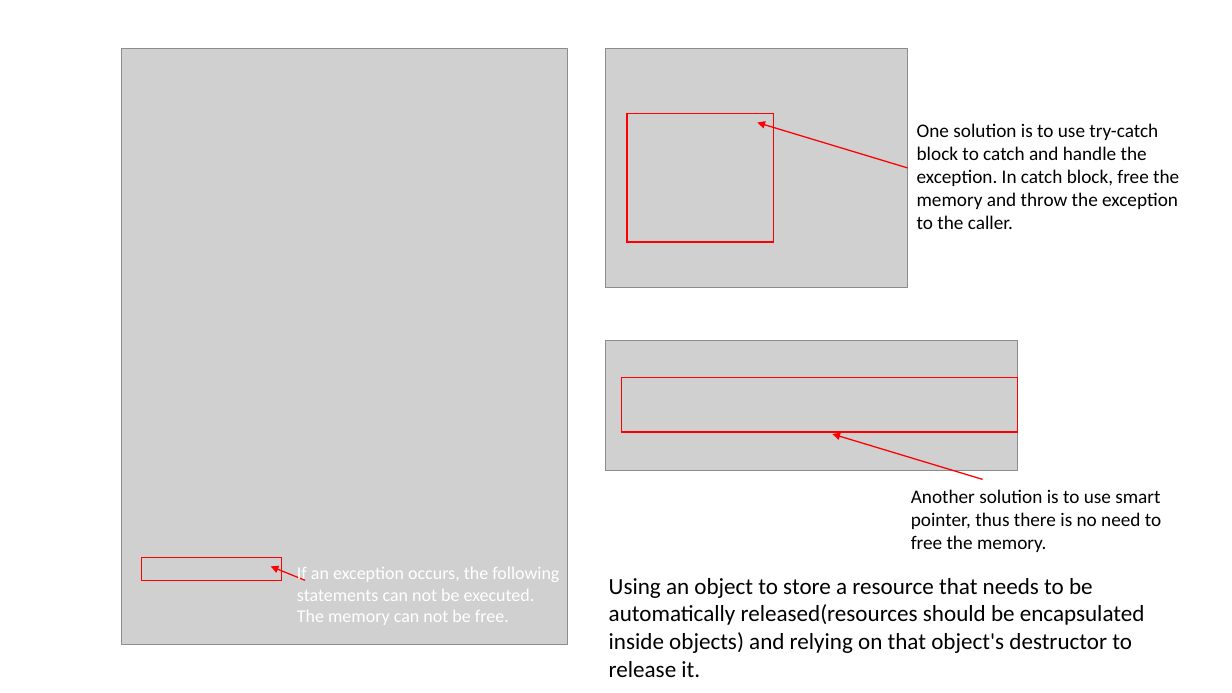
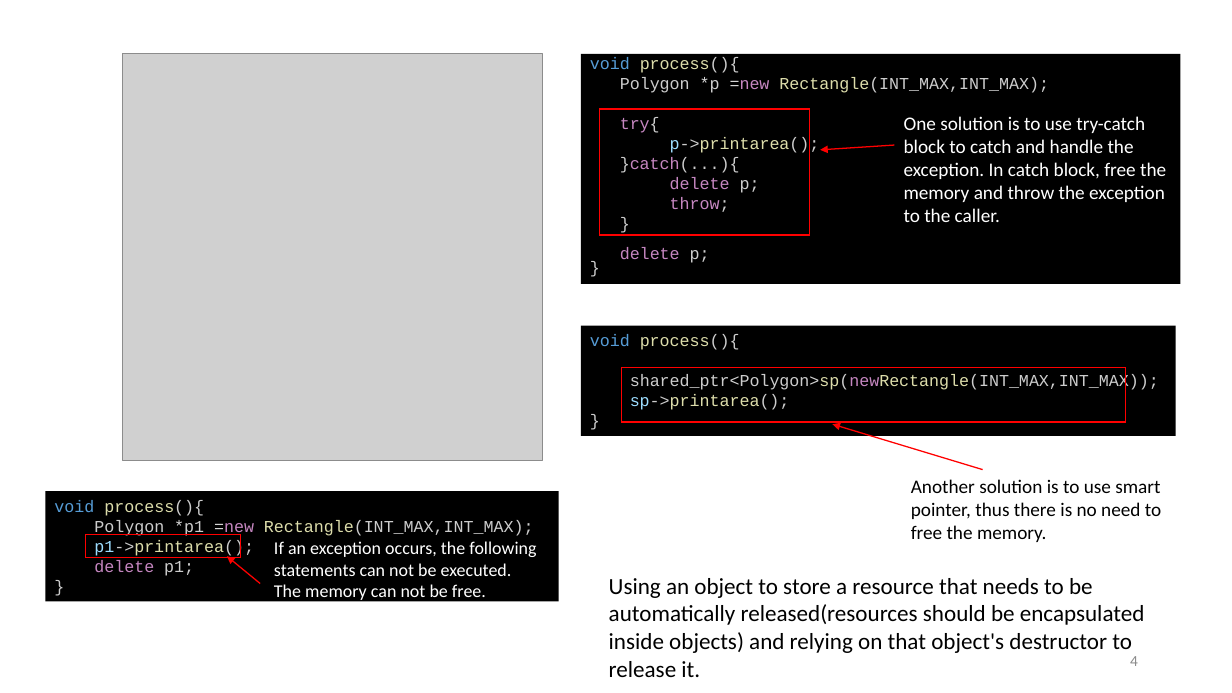
Before and after one commit to ShiqiYu/CPP, a slide deck: slide 4 of week14/Lab14.pptx. Drawn at 1232x693 pixels with LibreOffice and Linux fonts; fonts in the diff are those of the drawing; grey boxes stand for pictures; background and template pictures are left out. Boxes give left, top, right and bottom in pixels: in the first picture for what was removed or moved away, otherwise in the second. Text is boxed around its words. In the diff, an @@ line names an element or a change of style, - is before the commit and + after.

```diff
--- a/week14/Lab14.pptx
+++ b/week14/Lab14.pptx
@@ picture resized from (x1=122, y1=48, x2=567, y2=645) to (x1=122, y1=54, x2=542, y2=460) @@
@@ rectangle added at (x1=581, y1=54, x2=1181, y2=284), fill #000000, 13 pt, text #CCCCCC @@
+void process(){
+Polygon *p =new Rectangle(INT_MAX,INT_MAX);
+try{
+p->printarea();
+}catch(...){
+delete p;
+throw;
+}
+delete p;
+}
@@ picture removed at (x1=605, y1=48, x2=908, y2=287) @@
@@ rectangle resized from (x1=628, y1=114, x2=774, y2=242) to (x1=600, y1=109, x2=810, y2=236) @@
@@ text "One solution is to use ..." moved from (x1=917, y1=123, x2=1179, y2=229) to (x1=904, y1=116, x2=1166, y2=222) @@
@@ text "One solution is to use ..." at (x1=904, y1=116, x2=1166, y2=222): text colour #000000 to #FFFFFF @@
@@ arrow moved from (908, 168) - (758, 123) to (895, 145) - (821, 150) @@
@@ rectangle added at (x1=581, y1=325, x2=1177, y2=435), fill #000000, 13 pt, text #CCCCCC @@
+void process(){
+shared_ptr<Polygon>sp(newRectangle(INT_MAX,INT_MAX));
+sp->printarea();
+}
@@ picture removed at (x1=605, y1=340, x2=1018, y2=470) @@
@@ rectangle resized from (x1=621, y1=377, x2=1018, y2=432) to (x1=621, y1=368, x2=1126, y2=422) @@
@@ arrow moved from (982, 480) - (833, 434) to (982, 470) - (833, 424) @@
@@ text "Another solution is to use ..." moved from (x1=911, y1=489, x2=1161, y2=552) to (x1=911, y1=479, x2=1161, y2=542) @@
@@ rectangle added at (x1=45, y1=492, x2=559, y2=602), fill #000000, 13 pt, text #CCCCCC @@
+void process(){
+Polygon *p1 =new Rectangle(INT_MAX,INT_MAX);
+p1->printarea();
+delete p1;
+}
@@ rectangle resized from (x1=141, y1=557, x2=282, y2=580) to (x1=86, y1=534, x2=241, y2=557) @@
@@ text "If an exception occurs, the ..." rewrapped from (x1=297, y1=567, x2=559, y2=625) to (x1=274, y1=541, x2=536, y2=603) @@
@@ arrow moved from (305, 580) - (271, 567) to (261, 584) - (227, 556) @@
@@ page number added at (x1=1130, y1=656, x2=1138, y2=666), 12 pt, text #8C8C8C @@
+4
```
Also in this commit, not shown: 17 other slides changed, 3 slides added, 2 slides removed, 3 other files.
